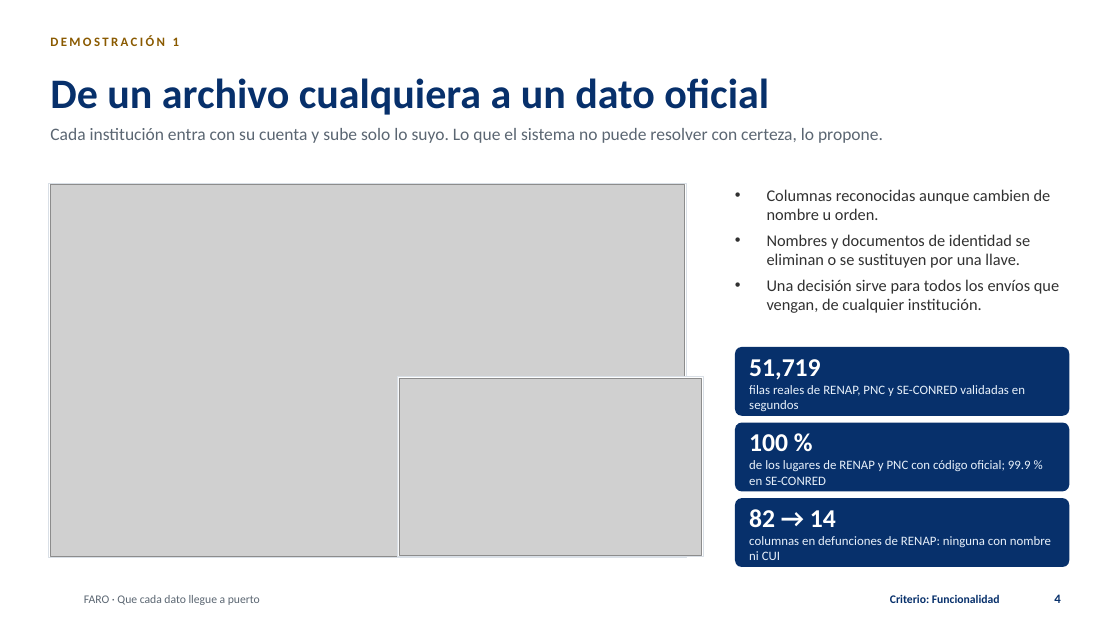
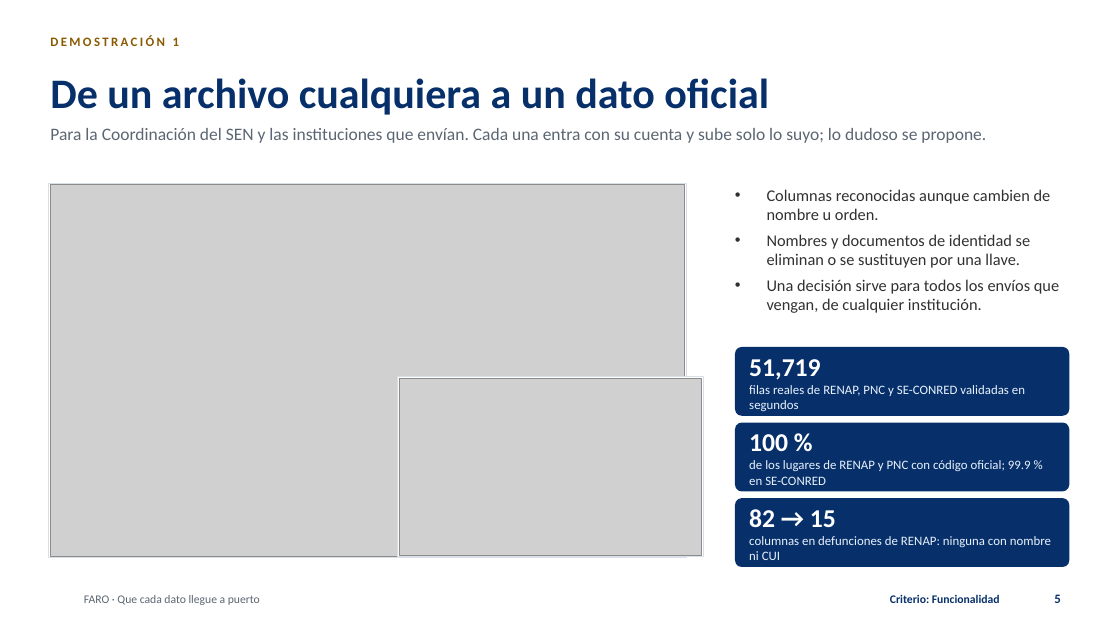
Before and after one commit to tono88/faro-ine-2026, a slide deck: slide 5 of entregables/FARO-presentacion.pptx (slide 4 before the commit). Drawn at 1120x630 pixels with LibreOffice and Linux fonts; fonts in the diff are those of the drawing; grey boxes stand for pictures; background and template pictures are left out. Boxes give left, top, right and bottom in pixels: in the first picture for what was removed or moved away, otherwise in the second. Text is boxed around its words. In the diff, an @@ line names an element or a change of style, - is before the commit and + after.

```diff
--- a/entregables/FARO-presentacion.pptx
+++ b/entregables/FARO-presentacion.pptx
@@ text at (x1=50, y1=128, x2=986, y2=143): text changed @@
-Cada institución entra con su cuenta y sube solo lo suyo. Lo que el sistema no puede resolver con certeza, lo propone.
+Para la Coordinación del SEN y las instituciones que envían. Cada una entra con su cuenta y sube solo lo suyo; lo dudoso se propone.
@@ text at (x1=749, y1=509, x2=836, y2=528): text changed @@
-82 → 14
+82 → 15
@@ page number at (x1=1054, y1=594, x2=1060, y2=603): text changed @@
-4
+5
```
Also in this commit, not shown: 8 other slides changed, 3 slides added, 22 other files.
